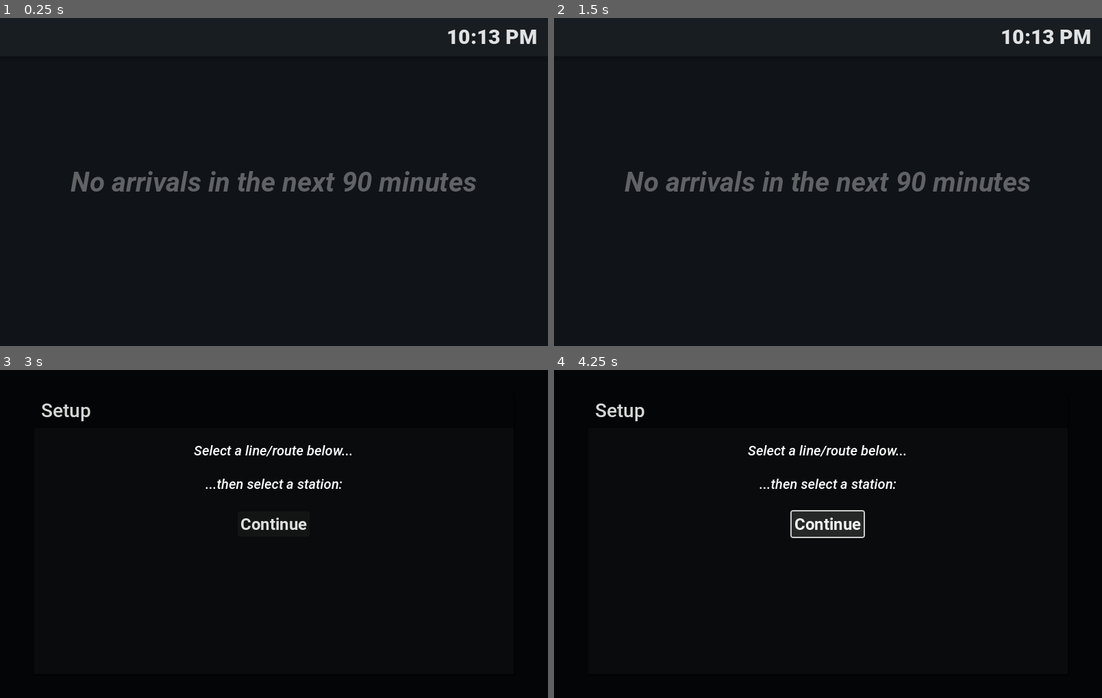
Above: before the commit, frames 1-4 (two rows, left to right).
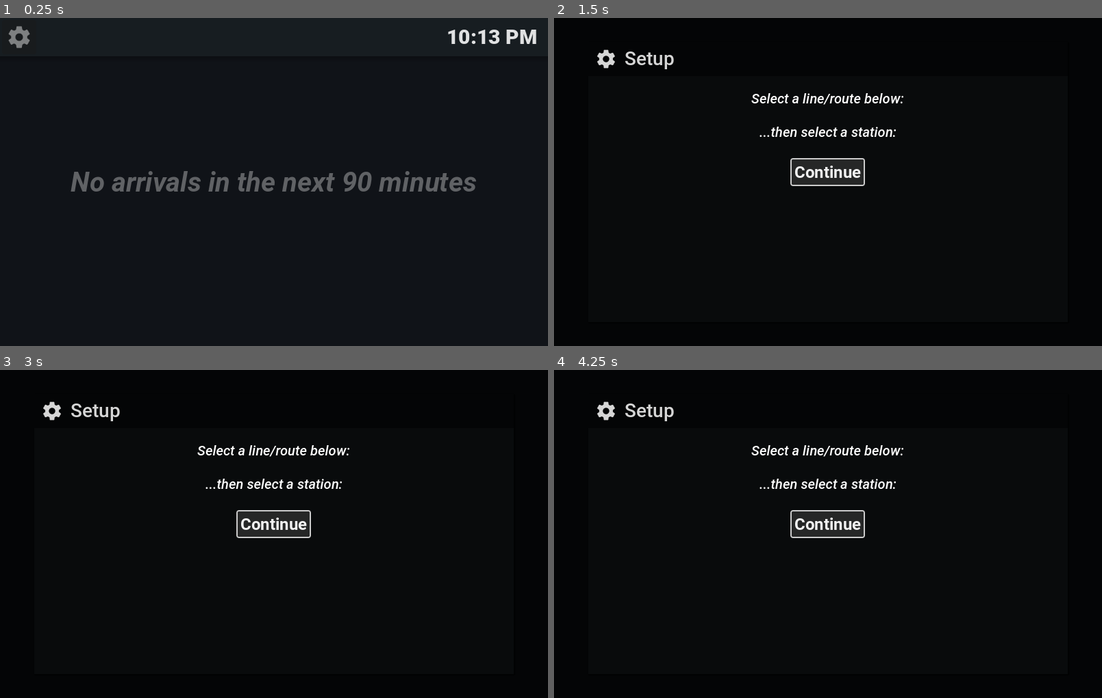
Above: after the commit, the same moments.

Repository: the-sink/LinkArrivalsBoard
Game: Godot game, scene res://arrivals.tscn
The game is run twice, just before and just after one commit, with the same random seed, the same clock (stepped at 60 frames per second) and the same inputs.
Inputs (mouse positions are in pixels of both pictures, inside the frame that each line leads up to):
- Up to frame 1 (0.25 s): no input
- Up to frame 2 (1.5 s): click (575, 37) at 0.52 s; click (828, 172) at 1.25 s, where only the run after the commit has a clickable "Continue"
- Up to frame 3 (3 s): click (274, 524) at 2 s, where only the run after the commit has a clickable "Continue"; tap Enter at 2.75 s; hold Tab (open_setup) from 2.78 s (still down); tap Down (scroll_down) at 2.85 s
- Up to frame 4 (4.25 s): release Tab (open_setup) at 3.5 s; click "Continue" at 3.5 s

The runs differ from the first frame. In frame 1, 0.2% of the frame differs, in the area x 1-6%, y 2-10%; in frame 2, 15%, in the area x 0-100%, y 0-53%; in frame 3, 1.0%; in frame 4, 0.8%.

Commit message:
Quickly cobble together a service alert implementation

Diff:
--- a/app/arrivals.tscn
+++ b/app/arrivals.tscn
@@ -1,11 +1,14 @@
-[gd_scene load_steps=13 format=3 uid="uid://bthpipfaf55qo"]
+[gd_scene load_steps=17 format=3 uid="uid://bthpipfaf55qo"]
 
 [ext_resource type="Script" path="res://scripts/window_handler.gd" id="1_smm0t"]
 [ext_resource type="FontFile" uid="uid://xfkowo6ajmkd" path="res://fonts/Roboto/Roboto-Medium.ttf" id="2_hp1oq"]
 [ext_resource type="Script" path="res://scripts/arrivals_handler.gd" id="2_pfn2a"]
 [ext_resource type="FontFile" uid="uid://dxew24msj2sd3" path="res://fonts/Roboto/Roboto-Black.ttf" id="3_o32wk"]
+[ext_resource type="Texture2D" uid="uid://cit23uues803t" path="res://icons/cog-custom.png" id="4_2rxun"]
 [ext_resource type="Script" path="res://scripts/station_name.gd" id="4_j8lyt"]
 [ext_resource type="Script" path="res://scripts/clock.gd" id="5_45w2v"]
+[ext_resource type="Texture2D" uid="uid://dwau0gertuibk" path="res://icons/alert-octagon.png" id="9_cpd2q"]
+[ext_resource type="FontFile" uid="uid://r7o60u5nw1tx" path="res://fonts/RobotoCondensed/RobotoCondensed-Medium.ttf" id="10_ufsul"]
 [ext_resource type="FontFile" uid="uid://3xukjm7epjdx" path="res://fonts/Roboto/Roboto-BoldItalic.ttf" id="12_08mcj"]
 
 [sub_resource type="LabelSettings" id="LabelSettings_ouqqy"]
@@ -31,6 +34,10 @@
 fill_from = Vector2(1, 0)
 fill_to = Vector2(1, 1)
 
+[sub_resource type="LabelSettings" id="LabelSettings_81fuc"]
+font = ExtResource("10_ufsul")
+font_size = 22
+
 [node name="StationView" type="Control" node_paths=PackedStringArray("arrivals_scroll_container")]
 layout_mode = 3
 anchors_preset = 15
@@ -41,7 +48,7 @@
 script = ExtResource("1_smm0t")
 arrivals_scroll_container = NodePath("ArrivalsList")
 
-[node name="ArrivalsList" type="ScrollContainer" parent="." node_paths=PackedStringArray("oba_request", "container", "time_delta_timer", "data_timer", "no_arrivals_text")]
+[node name="ArrivalsList" type="ScrollContainer" parent="." node_paths=PackedStringArray("oba_request", "container", "time_delta_timer", "data_timer", "service_alert_container", "service_alert_text", "no_arrivals_text")]
 layout_mode = 1
 anchors_preset = -1
 anchor_right = 1.0
@@ -59,6 +66,8 @@
 container = NodePath("Container")
 time_delta_timer = NodePath("TimeDeltaRefresh")
 data_timer = NodePath("DataRefresh")
+service_alert_container = NodePath("../ServiceAlert")
+service_alert_text = NodePath("../ServiceAlert/Label")
 no_arrivals_text = NodePath("../NoArrivalsText")
 
 [node name="Container" type="VBoxContainer" parent="ArrivalsList"]
@@ -94,13 +103,38 @@
 grow_horizontal = 2
 color = Color(0.290196, 0.407843, 0.415686, 0.117647)
 
+[node name="SetupButton" type="Button" parent="Header"]
+custom_minimum_size = Vector2(50, 50)
+layout_mode = 0
+offset_left = 3.0
+offset_top = 3.0
+offset_right = 53.0
+offset_bottom = 53.0
+icon_alignment = 1
+expand_icon = true
+
+[node name="TextureRect" type="TextureRect" parent="Header/SetupButton"]
+self_modulate = Color(1, 1, 1, 0.443137)
+layout_mode = 1
+anchors_preset = -1
+anchor_right = 1.0
+anchor_bottom = 1.0
+offset_left = 6.0
+offset_top = 6.0
+offset_right = -6.0
+offset_bottom = -6.0
+grow_horizontal = 2
+grow_vertical = 2
+texture = ExtResource("4_2rxun")
+expand_mode = 1
+
 [node name="StationName" type="Label" parent="Header"]
 modulate = Color(1, 1, 1, 0.866667)
 layout_mode = 1
 anchors_preset = -1
 anchor_right = 1.0
 anchor_bottom = 1.0
-offset_left = 16.0
+offset_left = 72.0
 grow_horizontal = 2
 grow_vertical = 2
 text = "..."
@@ -138,9 +172,56 @@
 grow_horizontal = 2
 grow_vertical = 0
 texture = SubResource("GradientTexture2D_h7wr2")
+
+[node name="ServiceAlert" type="ColorRect" parent="."]
+visible = false
+layout_mode = 1
+anchors_preset = -1
+anchor_top = 1.0
+anchor_right = 1.0
+anchor_bottom = 1.0
+offset_top = -100.0
+offset_bottom = -8.0
+grow_horizontal = 2
+grow_vertical = 0
+color = Color(0.262745, 0.254902, 0.258824, 1)
+
+[node name="IconArea" type="ColorRect" parent="ServiceAlert"]
+custom_minimum_size = Vector2(92, 92)
+layout_mode = 0
+offset_right = 40.0
+offset_bottom = 40.0
+color = Color(0.180392, 0.164706, 0.168627, 1)
+
+[node name="TextureRect" type="TextureRect" parent="ServiceAlert/IconArea"]
+modulate = Color(1, 0.701961, 0.133333, 1)
+layout_mode = 1
+anchors_preset = 15
+anchor_right = 1.0
+anchor_bottom = 1.0
+grow_horizontal = 2
+grow_vertical = 2
+texture = ExtResource("9_cpd2q")
+expand_mode = 2
+
+[node name="Label" type="Label" parent="ServiceAlert"]
+modulate = Color(1, 0.701961, 0.133333, 1)
+layout_mode = 1
+anchors_preset = -1
+anchor_right = 1.0
+anchor_bottom = 1.0
+offset_left = 100.0
+offset_right = -10.0
+grow_horizontal = 2
+grow_vertical = 2
+text = "..."
+label_settings = SubResource("LabelSettings_81fuc")
+vertical_alignment = 1
+autowrap_mode = 3
 
 [connection signal="gui_input" from="." to="." method="_on_gui_input"]
 [connection signal="timeout" from="ArrivalsList/TimeDeltaRefresh" to="ArrivalsList" method="do_time_delta_refresh"]
 [connection signal="timeout" from="ArrivalsList/DataRefresh" to="ArrivalsList" method="do_data_refresh"]
 [connection signal="request_completed" from="ArrivalsList/OBARequest" to="ArrivalsList" method="_on_oba_request_request_completed"]
+[connection signal="pressed" from="Header/SetupButton" to="." method="_on_setup_button_pressed"]
 [connection signal="timeout" from="Header/Time/Timer" to="Header/Time" method="update_clock"]
--- a/app/project.godot
+++ b/app/project.godot
@@ -20,6 +20,7 @@
 
 [autoload]
 
+ServiceAlerts="*res://scripts/autoload/ServiceAlerts.gd"
 GlobalState="*res://scripts/autoload/GlobalState.gd"
 Util="*res://scripts/autoload/Util.gd"
 
--- a/app/scripts/arrivals_handler.gd
+++ b/app/scripts/arrivals_handler.gd
@@ -5,6 +5,9 @@
 
 @export var time_delta_timer: Timer
 @export var data_timer: Timer
+
+@export var service_alert_container: ColorRect
+@export var service_alert_text: Label
 
 @export var no_arrivals_text: Label
 
@@ -39,7 +42,14 @@
 	oba_request.request(GlobalState.proxy_server_base_url + "/arrivals/" + GlobalState.selected_route_id,
 	["Content-Type: application/json"], HTTPClient.METHOD_GET, GlobalState.selected_station_name
 	)
-	await oba_request.request_completed
+
+	var service_alerts = await ServiceAlerts.get_relevant_alerts()
+	var relevant_alerts = service_alerts['relevant_alerts']
+	visible = not service_alerts['no_service']
+
+	service_alert_container.visible = len(relevant_alerts) > 0
+	if service_alert_container.visible:
+		service_alert_text.text = relevant_alerts[0]['text']
 
 func do_time_delta_refresh() -> void:
 	var current_time: int = Time.get_unix_time_from_system()
--- a/app/scripts/autoload/GlobalState.gd
+++ b/app/scripts/autoload/GlobalState.gd
@@ -32,7 +32,7 @@
 
 var current_arrivals := {}
 
-var station_list := []:
+var station_list := {}:
 	set(val):
 		station_list = val
 		station_list_changed.emit()
@@ -60,12 +60,11 @@
 
 		# get stops list
 		var stops_list_response = await Util.make_request(http, proxy_server_base_url + "/stops/" + selected_route_id)
-		if not stops_list_response: return
+		if not stops_list_response or stops_list_response['response_code'] != 200: return
 		station_list = JSON.parse_string(stops_list_response['body'].get_string_from_utf8())
 
 		# if there is data, set the display to the ready state
-		if station_list and len(station_list) > 0:
-			selected_station_name = station_list[0]
+		if station_list and len(station_list.keys()) > 0:
 			display_state = DisplayState.READY
 	)
 
--- /dev/null
+++ b/app/scripts/autoload/ServiceAlerts.gd
@@ -0,0 +1,65 @@
+extends Node
+
+var _http: HTTPRequest
+
+var cached_alerts := []
+var last_request: int = 0
+
+func _ready() -> void:
+	_http = HTTPRequest.new()
+	add_child(_http)
+
+func _update_alerts():
+	var current_time := Time.get_unix_time_from_system()
+	if current_time - last_request < 30: return
+	last_request = current_time
+
+	var err = _http.request("https://s3.amazonaws.com/st-service-alerts-prod/alerts_pb.json")
+	if err == OK: cached_alerts = JSON.parse_string((await _http.request_completed)[3].get_string_from_utf8())['entity']
+
+func get_relevant_alerts():
+	await _update_alerts()
+
+	var relevant_alerts := []
+	var no_service := false
+	var current_time := Time.get_unix_time_from_system()
+
+	for alert in cached_alerts:
+		var alert_data = alert['alert']
+		if alert_data['effect_detail']['translation'][0]['text'] != "DELAY":
+			if alert_data['severity_level'] != "SEVERE": continue
+		var active_periods = alert_data['active_period']
+		var is_active: bool = false
+		for period in active_periods:
+			var start = period.get('start', -1)
+			var end = period.get('end', 9e10)
+			if current_time > start and current_time < end:
+				is_active = true
+				break
+		if not is_active: continue
+		var informed = alert_data['informed_entity']
+		var should_be_informed := false
+		for entity in informed:
+			var agency_prefix := str(entity['agency_id']) + "_"
+			if agency_prefix + entity['route_id'] != GlobalState.selected_route_id: continue
+			var stop_id = entity.get('stop_id', null)
+			if stop_id == null:
+				should_be_informed = true
+				break
+			else:
+				var valid_stop_ids = GlobalState.station_list[GlobalState.selected_station_name]
+				if valid_stop_ids.has(agency_prefix + str(stop_id)):
+					should_be_informed = true
+					break
+		if not should_be_informed: continue
+		if alert_data['effect'] == "NO_SERVICE": no_service = true
+
+		relevant_alerts.append({
+			'effect': alert_data['effect'],
+			'text': alert_data['header_text']['translation'][0]['text']
+		})
+
+	return {
+		'no_service': no_service,
+		'relevant_alerts': relevant_alerts
+	}
--- a/app/scripts/button_list_populator.gd
+++ /dev/null
@@ -1,19 +0,0 @@
-extends ScrollContainer
-
-@export var container: VBoxContainer
-
-var already_run := false
-
-func populate():
-	if not GlobalState.display_state == GlobalState.DisplayState.RUNNING: return
-	if already_run: return
-	already_run = true
-
-	for station_name in GlobalState.station_list:
-		var button: Button = preload("res://station_button.tscn").instantiate()
-		button.station_name = station_name
-		container.add_child(button)
-
-func _ready() -> void:
-	populate()
-	GlobalState.display_state_changed.connect(populate)
--- a/app/scripts/setup_window.gd
+++ b/app/scripts/setup_window.gd
@@ -37,7 +37,7 @@
 	#TODO: not correct, station_list should change depending on the selected route
 	for item in station_list_container.get_children():
 		item.queue_free()
-	for station_name in GlobalState.station_list:
+	for station_name in GlobalState.station_list.keys():
 		var button = preload("res://station_button.tscn").instantiate()
 		button.text = "  " + station_name + "  "
 		button.button_pressed = GlobalState.selected_station_name == station_name
--- a/app/scripts/window_handler.gd
+++ b/app/scripts/window_handler.gd
@@ -15,3 +15,7 @@
 func _input(event: InputEvent) -> void:
 	if event.is_action_pressed("open_setup"):
 		get_tree().change_scene_to_file("res://setup.tscn")
+
+
+func _on_setup_button_pressed() -> void:
+	get_tree().change_scene_to_file("res://setup.tscn")
--- a/app/setup.tscn
+++ b/app/setup.tscn
@@ -1,8 +1,9 @@
-[gd_scene load_steps=10 format=3 uid="uid://cca5x6vrrwfgr"]
+[gd_scene load_steps=11 format=3 uid="uid://cca5x6vrrwfgr"]
 
 [ext_resource type="FontFile" uid="uid://xfkowo6ajmkd" path="res://fonts/Roboto/Roboto-Medium.ttf" id="1_dgqhd"]
 [ext_resource type="Script" path="res://scripts/setup_window.gd" id="1_lsguj"]
 [ext_resource type="FontFile" uid="uid://dd5ihffwns22g" path="res://fonts/Roboto/Roboto-MediumItalic.ttf" id="2_fi6ne"]
+[ext_resource type="Texture2D" uid="uid://cit23uues803t" path="res://icons/cog-custom.png" id="2_i1it7"]
 [ext_resource type="FontFile" uid="uid://ct356plalw8v3" path="res://fonts/Roboto/Roboto-Bold.ttf" id="5_s75tk"]
 
 [sub_resource type="StyleBoxFlat" id="StyleBoxFlat_6txr5"]
@@ -13,7 +14,6 @@
 [sub_resource type="LabelSettings" id="LabelSettings_q6hcq"]
 font = ExtResource("1_dgqhd")
 font_size = 28
-font_color = Color(1, 1, 1, 0.835294)
 
 [sub_resource type="StyleBoxEmpty" id="StyleBoxEmpty_lldsr"]
 content_margin_top = 9.0
@@ -69,7 +69,20 @@
 custom_minimum_size = Vector2(6, 0)
 layout_mode = 2
 
+[node name="TextureRect" type="TextureRect" parent="MainPanel/ColorRect/HBoxContainer"]
+modulate = Color(1, 1, 1, 0.835294)
+custom_minimum_size = Vector2(32, 0)
+layout_mode = 2
+texture = ExtResource("2_i1it7")
+expand_mode = 1
+stretch_mode = 5
+
+[node name="Spacer2" type="Control" parent="MainPanel/ColorRect/HBoxContainer"]
+custom_minimum_size = Vector2(3, 0)
+layout_mode = 2
+
 [node name="Label" type="Label" parent="MainPanel/ColorRect/HBoxContainer"]
+modulate = Color(1, 1, 1, 0.835294)
 layout_mode = 2
 size_flags_horizontal = 3
 text = "Setup"
@@ -92,7 +105,7 @@
 layout_mode = 2
 size_flags_horizontal = 4
 theme_override_styles/normal = SubResource("StyleBoxEmpty_lldsr")
-text = "Select a line/route below..."
+text = "Select a line/route below:"
 label_settings = SubResource("LabelSettings_p2mg3")
 
 [node name="RouteList" type="ScrollContainer" parent="MainPanel/Steps"]
Binary file added: app/icons/alert-octagon.png
Not shown, added: app/icons/alert-octagon.png.import
Binary file added: app/icons/cog-custom.png
Not shown, added: app/icons/cog-custom.png.import
Not shown, changed: server/server.py
